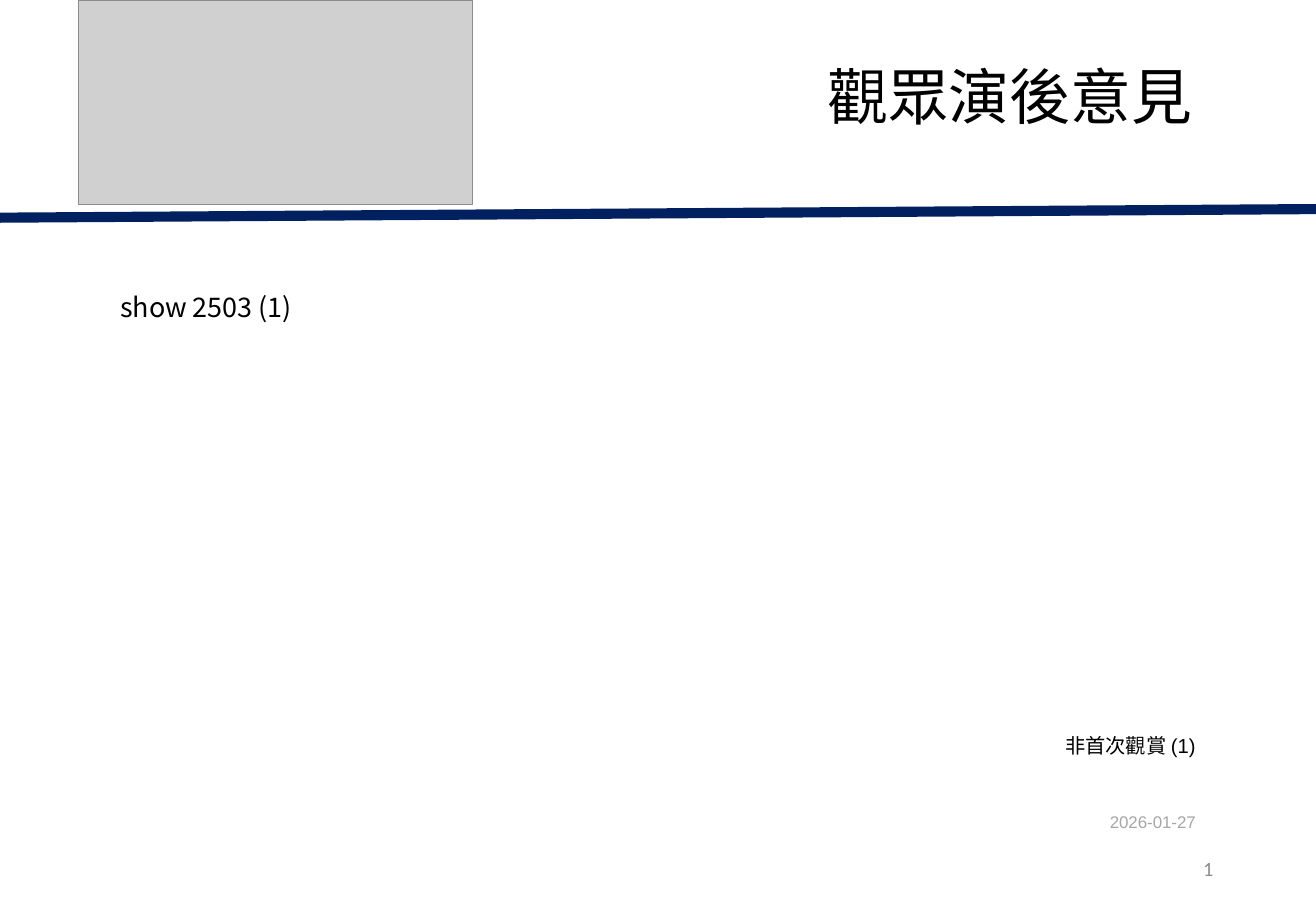
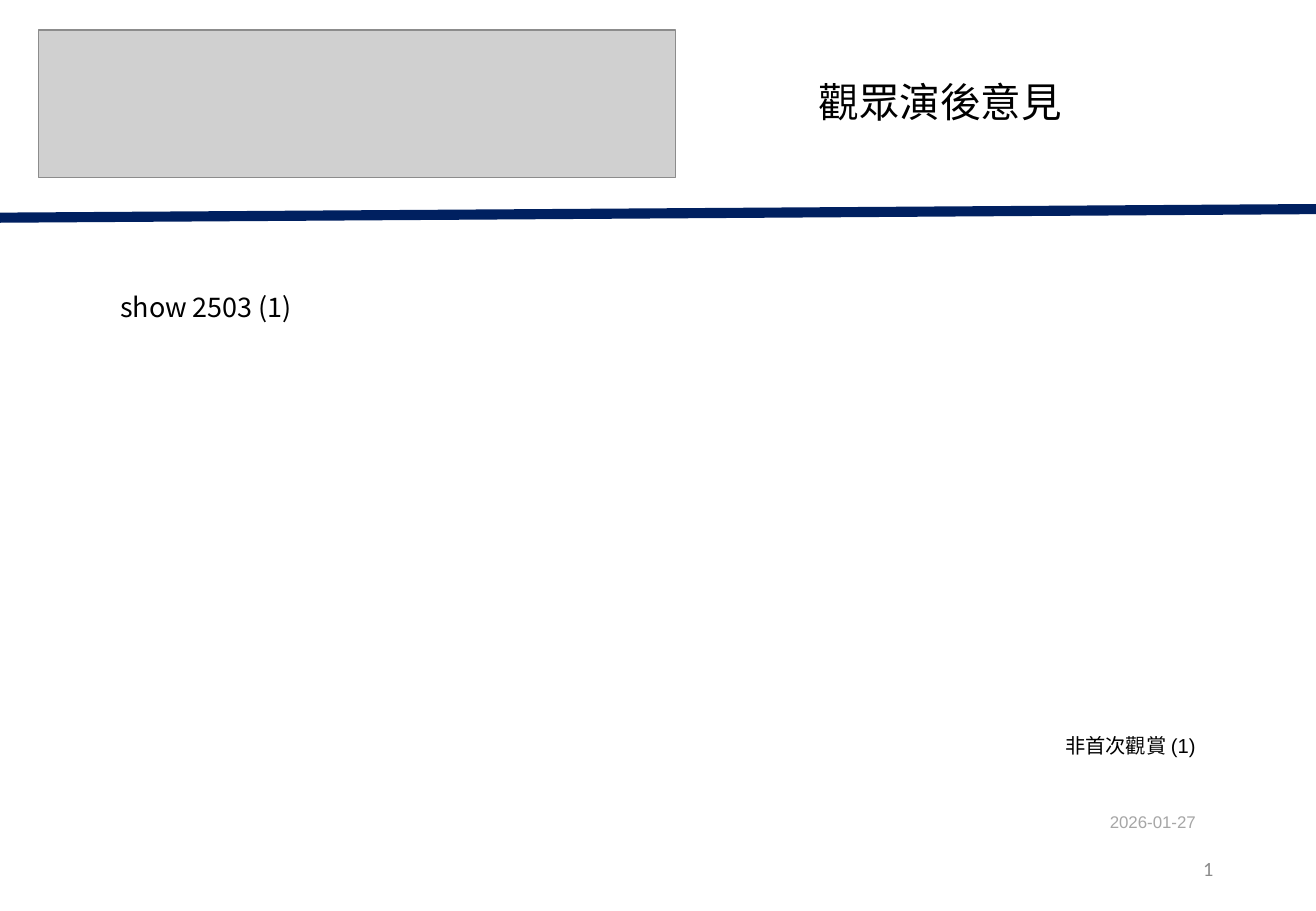
Before and after one commit to wintonau/hkdance2026a, a slide deck: slide 1 of app/static/HKDANCE2025-非首次觀賞.pptx. Drawn at 1316x911 pixels with LibreOffice and Linux fonts; fonts in the diff are those of the drawing; grey boxes stand for pictures. Boxes give left, top, right and bottom in pixels: in the first picture for what was removed or moved away, otherwise in the second. Text is boxed around its words. In the diff, an @@ line names an element or a change of style, - is before the commit and + after.

```diff
--- a/app/static/HKDANCE2025-非首次觀賞.pptx
+++ b/app/static/HKDANCE2025-非首次觀賞.pptx
@@ picture removed at <box>79,0,473,205</box> @@
@@ picture added at <box>39,30,676,179</box> @@
@@ title "觀眾演後意見": place and size @@
-title "觀眾演後意見" at <box>827,67,1191,125</box>
+title "觀眾演後意見" at <box>819,82,1062,121</box>
@@ title "觀眾演後意見" at <box>819,82,1062,121</box>: size 36 to 24 pt @@
```
Also in this commit, not shown: 1 other slide changed, 2 slides removed, 10 other files.
